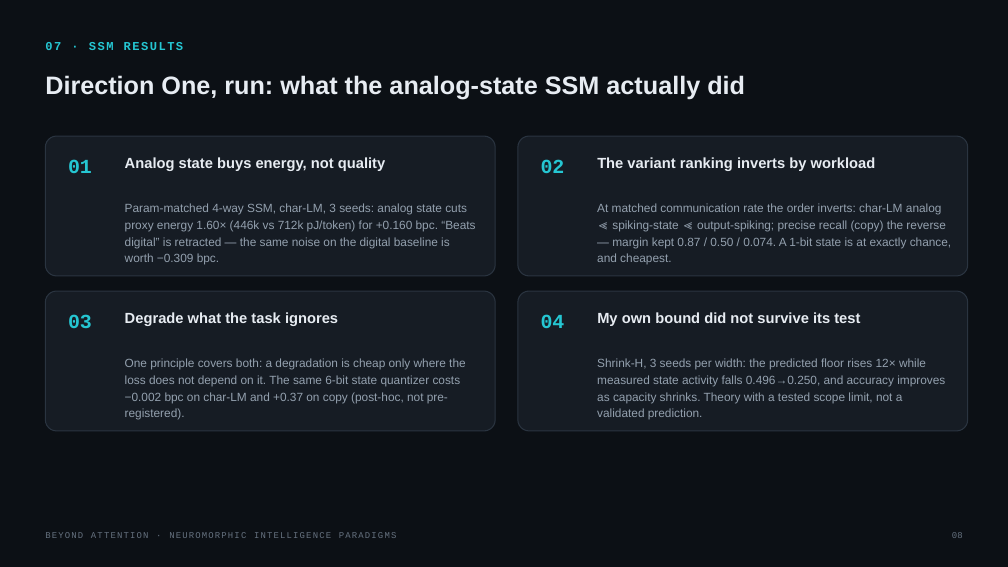
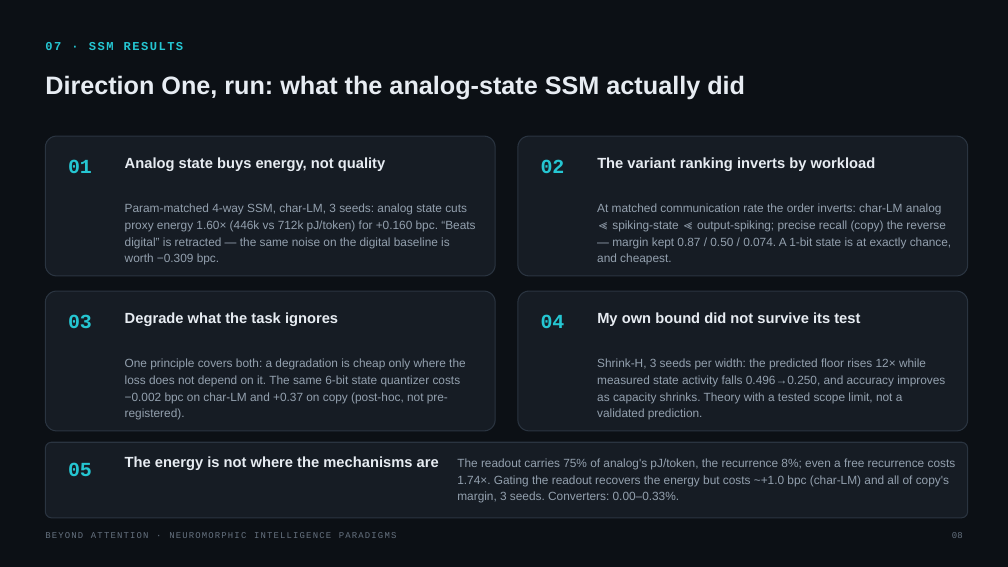
Before and after one commit to zeyuyuyu/sparsity-ceiling, a slide deck: slide 8 of talk/beyond_attention_paradigms.pptx. Drawn at 1008x567 pixels with LibreOffice and Linux fonts; fonts in the diff are those of the drawing. Boxes give left, top, right and bottom in pixels: in the first picture for what was removed or moved away, otherwise in the second. Text is boxed around its words. In the diff, an @@ line names an element or a change of style, - is before the commit and + after.

```diff
--- a/talk/beyond_attention_paradigms.pptx
+++ b/talk/beyond_attention_paradigms.pptx
@@ rounded rectangle added at [45,442,968,518], fill #161C24, outline #2A3440 1 pt @@
@@ text added at [68,462,92,476], 19 pt, text #25C6D2, bold @@
+05
@@ text added at [125,456,439,470], 14 pt, text #E7ECF2, bold @@
+The energy is not where the mechanisms are
@@ text added at [457,458,956,503], 11.3 pt, text #93A0AE @@
+The readout carries 75% of analog's pJ/token, the recurrence 8%; even a free recurrence costs 1.74×. Gating the readout recovers the energy but costs ~+1.0 bpc (char-LM) and all of copy's margin, 3 seeds. Converters: 0.00–0.33%.
```
Also in this commit, not shown: 1 other slide changed, 4 other files.
